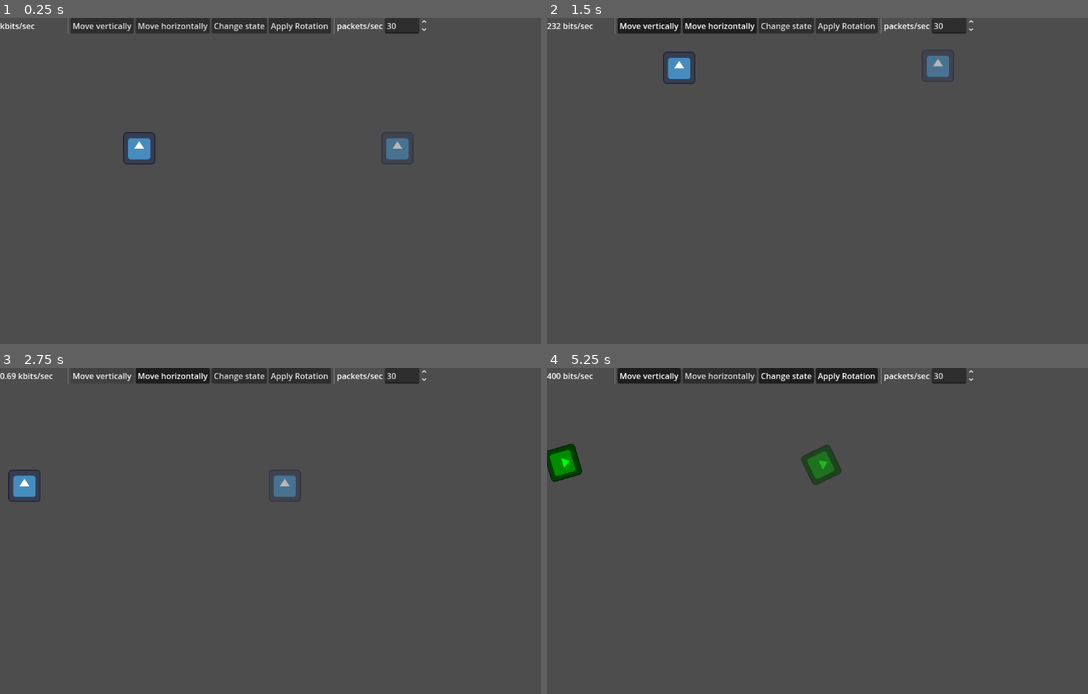
Above: before the commit, frames 1-4 (two rows, left to right).
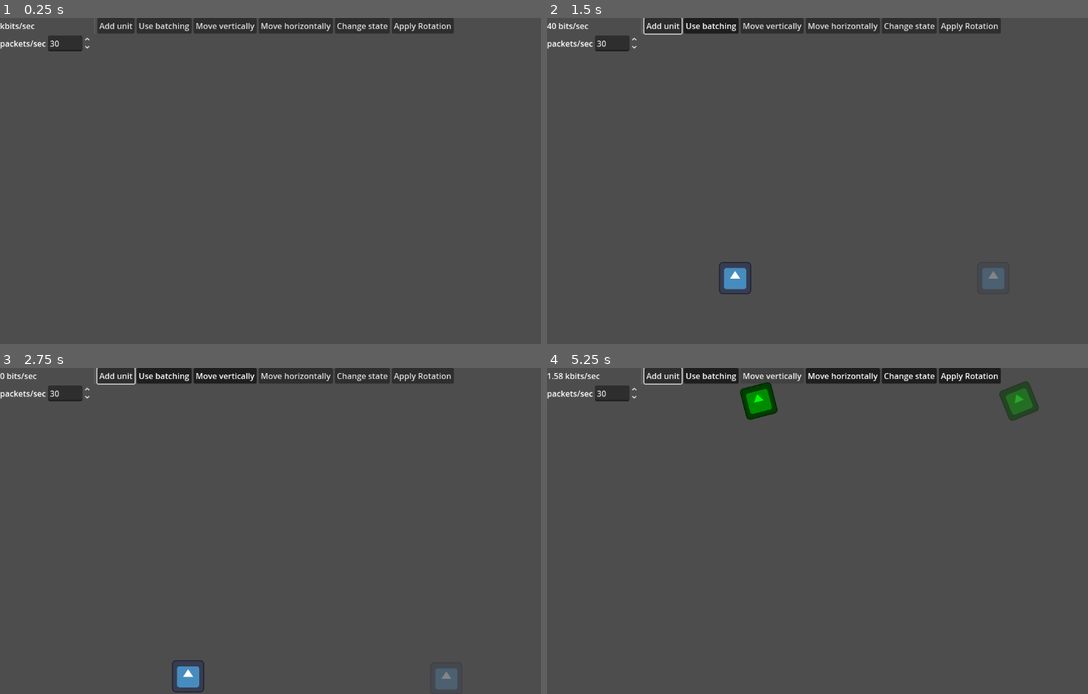
Above: after the commit, the same moments.

Repository: wowtamz/efficient-state-sync
Game: Godot game, scene res://2d/benchmark2d.tscn
Two runs of this game, one before a commit and one after it. Both use one fixed random seed, a clock stepped at 60 frames per second and the inputs below. The engine's default icon, where the game draws it, is replaced by a stand-in: a white triangle on a blue panel in a dark square.
Inputs (mouse positions are in pixels of both pictures, inside the frame that each line leads up to):
- Up to frame 1 (0.25 s): no input
- Up to frame 2 (1.5 s): click (660, 24) at 0.5 s, where only the run after the commit has a clickable "Add unit"; click (709, 24) at 1.25 s, where only the run after the commit has a clickable "Use batching"
- Up to frame 3 (2.75 s): click "Move vertically" at 2 s
- Up to frame 4 (5.25 s): click "Move horizontally" at 2.75 s; click "Change state" at 3.5 s; click "Apply Rotation" at 4.25 s; click "Move vertically" at 5 s

The runs differ from the first frame. In frame 1, 2.6% of the frame differs, in the area x 0-84%, y 0-45%; in frame 2, 3.4%; in frame 3, 3.2%; in frame 4, 4.7%, in the area x 0-91%, y 0-36%.

Commit message:
updated 2d benchmark to support adding units

Diff:
--- a/2d/benchmark2d.tscn
+++ b/2d/benchmark2d.tscn
@@ -1,30 +1,102 @@
-[gd_scene load_steps=4 format=3 uid="uid://dx11sgjuj2s2j"]
-
-[ext_resource type="PackedScene" uid="uid://6kqe5s0g3yc4" path="res://2d/unit.tscn" id="1_3fc77"]
-[ext_resource type="PackedScene" uid="uid://ddp6wlxjov6ll" path="res://2d/shadow.tscn" id="2_yala7"]
+[gd_scene load_steps=2 format=3 uid="uid://dx11sgjuj2s2j"]
 
 [sub_resource type="GDScript" id="GDScript_5df01"]
 script/source = "extends Control
 
+var unit_scene: PackedScene = preload(\"res://2d/unit.tscn\")
+var shadow_scene: PackedScene = preload(\"res://2d/shadow.tscn\")
+
 var sent_bytes: int = 0
+var send_rate: int = 30
+var _counter: float = 0.0
+var _send_rate_counter: float = 0.0
+var _use_batching: bool = false
 
-var _counter: float = 0.0
+var id_counter = 1
+var shadows := Dictionary()
 
 func _ready() -> void:
 	connect_buttons()
 
+func spawn_object() -> void:
+	add_unit(id_counter)
+	add_shadow(id_counter)
+	id_counter += 1
+
+func add_unit(id: int = id_counter) -> void:
+	var new_unit = unit_scene.instantiate()
+	new_unit.id = id
+	new_unit.position.x = 256.0 + randi_range(-200, 200)
+	new_unit.position.y = 360 + randi_range(-200, 200)
+	add_child(new_unit)
+
+func add_shadow(id: int = id_counter) -> void:
+	var new_shadow = shadow_scene.instantiate()
+	new_shadow.id = id_counter
+	add_child(new_shadow)
+
 func connect_buttons() -> void:
-	$ui/b_vert.connect(\"toggled\", Callable($Unit, \"set_move_vertially\"))
-	$ui/b_hor.connect(\"toggled\", Callable($Unit, \"set_move_horizontally\"))
-	$ui/b_state.connect(\"toggled\", Callable($Unit, \"set_change_state\"))
-	$ui/b_rotation.connect(\"toggled\", Callable($Unit, \"apply_rotation\"))
-	$ui/b_packet_count/spinbox.connect(\"value_changed\", Callable($Unit, \"set_send_rate\"))
+	$ui/b_add.connect(\"pressed\", Callable(self, \"spawn_object\"))
+	$ui/b_batch.connect(\"toggled\", Callable(self, \"set_use_batching\"))
+	$ui/b_vert.connect(\"toggled\", Callable(self, \"set_move_vertically\"))
+	$ui/b_hor.connect(\"toggled\", Callable(self, \"set_move_horizontally\"))
+	$ui/b_state.connect(\"toggled\", Callable(self, \"set_change_state\"))
+	$ui/b_rotation.connect(\"toggled\", Callable(self, \"apply_rotation\"))
+	$ui/b_packet_count/spinbox.connect(\"value_changed\", Callable(self, \"set_send_rate\"))
 
-func on_change_state_pressed(toggled: bool) -> void:
-	$Unit.changes_state = toggled
+func set_use_batching(val: bool):
+	_use_batching = val
+
+func set_change_state(val: bool) -> void:
+	for node in get_tree().get_nodes_in_group(\"unit\"):
+		node.set_change_state(val)
+
+func apply_rotation(val: bool) -> void:
+	for node in get_tree().get_nodes_in_group(\"unit\"):
+		node.apply_rotation(val)
+
+func set_move_vertically(val: bool) -> void:
+	for node in get_tree().get_nodes_in_group(\"unit\"):
+		node.set_move_vertically(val)
+
+func set_move_horizontally(val: bool) -> void:
+	for node in get_tree().get_nodes_in_group(\"unit\"):
+		node.set_move_horizontally(val)
+
+func set_send_rate(val: int) -> void:
+	send_rate = val
 
 func _process(delta: float) -> void:
+	process_state_sync(delta)
 	process_send_rate(delta)
+
+func process_state_sync(delta: float) -> void:
+	_send_rate_counter += delta
+	if _send_rate_counter > 1.0 / float(send_rate):
+		_send_rate_counter = 0.0
+		var batch_data: Dictionary[int, StateData] = {}
+		for node in get_tree().get_nodes_in_group(\"unit\"):
+			var packet = node.get_packet()
+			if packet:
+				if _use_batching:
+					batch_data[node.id] = packet
+					var batch_packet = BatchStateData2D.new(batch_data)
+					var batch_bytes = batch_packet.to_bytes()
+					add_sent_bytes(batch_bytes.size())
+					on_receive_batch(batch_bytes)
+				else:
+					var byte_array: PackedByteArray = packet.to_bytes()
+					add_sent_bytes(byte_array.size())
+					var shadow = get_shadow(node.id)
+					shadow.on_receive_packet(byte_array)
+
+func on_receive_batch(bytes: PackedByteArray) -> void:
+	var batch = BatchStateData2D.from_bytes(bytes)
+	for key in batch.get_data().keys():
+		var shadow = get_shadow(key)
+		if shadow:
+			var state_data: StateData = batch.get_data()[key]
+			shadow.sync_state(state_data)
 
 func process_send_rate(delta: float) -> void:
 	_counter += delta
@@ -39,6 +111,15 @@
 
 func get_sent_bits() -> int:
 	return sent_bytes * 8
+
+func get_shadow(id: int) -> Node2D:
+	if shadows.has(id):
+		return shadows[id]
+	for node in get_tree().get_nodes_in_group(\"shadow\"):
+		if node.id == id:
+			shadows[id] = node
+			return node
+	return null
 "
 
 [node name="benchmark" type="Control"]
@@ -67,6 +148,16 @@
 [node name="vsep" type="VSeparator" parent="ui"]
 layout_mode = 2
 
+[node name="b_add" type="Button" parent="ui"]
+layout_mode = 2
+text = "Add unit"
+
+[node name="b_batch" type="Button" parent="ui"]
+layout_mode = 2
+focus_mode = 0
+toggle_mode = true
+text = "Use batching"
+
 [node name="b_vert" type="Button" parent="ui"]
 layout_mode = 2
 focus_mode = 0
@@ -92,9 +183,6 @@
 text = "Apply Rotation
 "
 
-[node name="vsep2" type="VSeparator" parent="ui"]
-layout_mode = 2
-
 [node name="b_packet_count" type="HBoxContainer" parent="ui"]
 layout_mode = 2
 
@@ -105,12 +193,3 @@
 [node name="spinbox" type="SpinBox" parent="ui/b_packet_count"]
 layout_mode = 2
 value = 30.0
-
-[node name="Unit" parent="." instance=ExtResource("1_3fc77")]
-position = Vector2(276, 259)
-
-[node name="shadow" parent="." instance=ExtResource("2_yala7")]
-modulate = Color(1, 1, 1, 1)
-self_modulate = Color(1, 1, 1, 0.596078)
-position = Vector2(276, 259)
-scale = Vector2(0.5, 0.5)
--- a/2d/shadow.tscn
+++ b/2d/shadow.tscn
@@ -14,11 +14,15 @@
 	5: Color.PINK
 }
 
+var id: int = 0
+
 var state: int = 0 : set = set_state
 
 func on_receive_packet(packet: PackedByteArray) -> void:
+	var state_data: StateData = StateData2D.from_bytes(packet)
+	sync_state(state_data)
 
-	var state_data: StateData = StateData2D.from_bytes(packet)
+func sync_state(state_data: StateData) -> void:
 
 	var pos_x = null
 	var pos_y = null
@@ -51,7 +55,9 @@
 	modulate = states[new_state]
 "
 
-[node name="shadow" type="Sprite2D"]
+[node name="shadow" type="Sprite2D" groups=["shadow"]]
 modulate = Color(1, 1, 1, 0.596078)
+self_modulate = Color(1, 1, 1, 0.529412)
+scale = Vector2(0.5, 0.5)
 texture = ExtResource("1_6pqxc")
 script = SubResource("GDScript_6pqxc")
--- a/2d/unit.tscn
+++ b/2d/unit.tscn
@@ -13,6 +13,8 @@
 	4: Color.YELLOW,
 	5: Color.PINK
 }
+
+var id: int = 0
 
 var movement_area = Vector2(1270, 720)
 var move_dir = Vector2(0, 0)
@@ -54,7 +56,7 @@
 func apply_rotation(val: bool) -> void:
 	_angle = randf_range(1.0, 10.0) if val else 0.0
 
-func set_move_vertially(val: bool) -> void:
+func set_move_vertically(val: bool) -> void:
 	move_dir.y = randf_range(-1.0, 1.0) if val else 0.0
 	move_dir = move_dir.normalized()
 	move_vertially = val
@@ -69,7 +71,6 @@
 
 func _process(delta: float) -> void:
 	process_states(delta)
-	process_state_sync(delta)
 	process_movement(delta)
 	process_rotation(delta)
 
@@ -80,28 +81,35 @@
 			_counter = 0.0
 			change_state()
 
+## DEPRECATED function
 func process_state_sync(delta: float) -> void:
 	_counter2 += delta
 	if _counter2 > 1.0 / float(_send_rate):
 		_counter2 = 0.0
 
-		var packet = StateData2D.new()
-
-		if state != last_state:
-			packet.append(StateData2D.STATE, state)
-			last_state = state
-		if position.x != last_pos_x:
-			packet.append(StateData2D.POS_X, position.x)
-			last_pos_x = position.x
-		if position.y != last_pos_y:
-			packet.append(StateData2D.POS_Y, position.y)
-			last_pos_y = position.y
-		if rotation != last_rot:
-			packet.append(StateData2D.ROT, rotation)
-			last_rot = rotation
+		var packet = get_packet()
 
 		if packet.has_data():
 			send_packet(packet)
+
+func get_packet() -> Variant:
+	var packet = StateData2D.new()
+	if state != last_state:
+		packet.append(StateData2D.STATE, state)
+		last_state = state
+	if position.x != last_pos_x:
+		packet.append(StateData2D.POS_X, position.x)
+		last_pos_x = position.x
+	if position.y != last_pos_y:
+		packet.append(StateData2D.POS_Y, position.y)
+		last_pos_y = position.y
+	if rotation != last_rot:
+		packet.append(StateData2D.ROT, rotation)
+		last_rot = rotation
+
+	if packet.has_data():
+		return packet
+	return null
 
 func send_packet(packet: StateData) -> void:
 	var byte_array: PackedByteArray = packet.to_bytes()
@@ -124,7 +132,7 @@
 			rotation -= 360
 "
 
-[node name="Unit" type="Sprite2D"]
+[node name="Unit" type="Sprite2D" groups=["unit"]]
 scale = Vector2(0.5, 0.5)
 texture = ExtResource("1_btf8p")
 script = SubResource("GDScript_btf8p")
